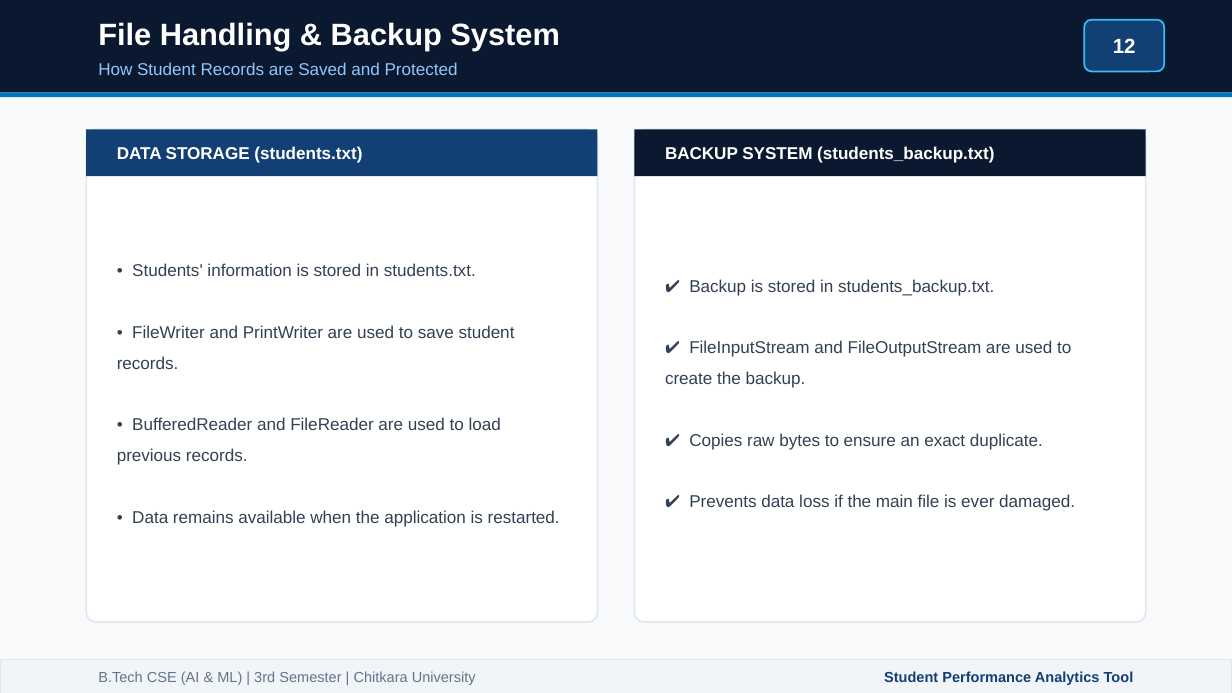
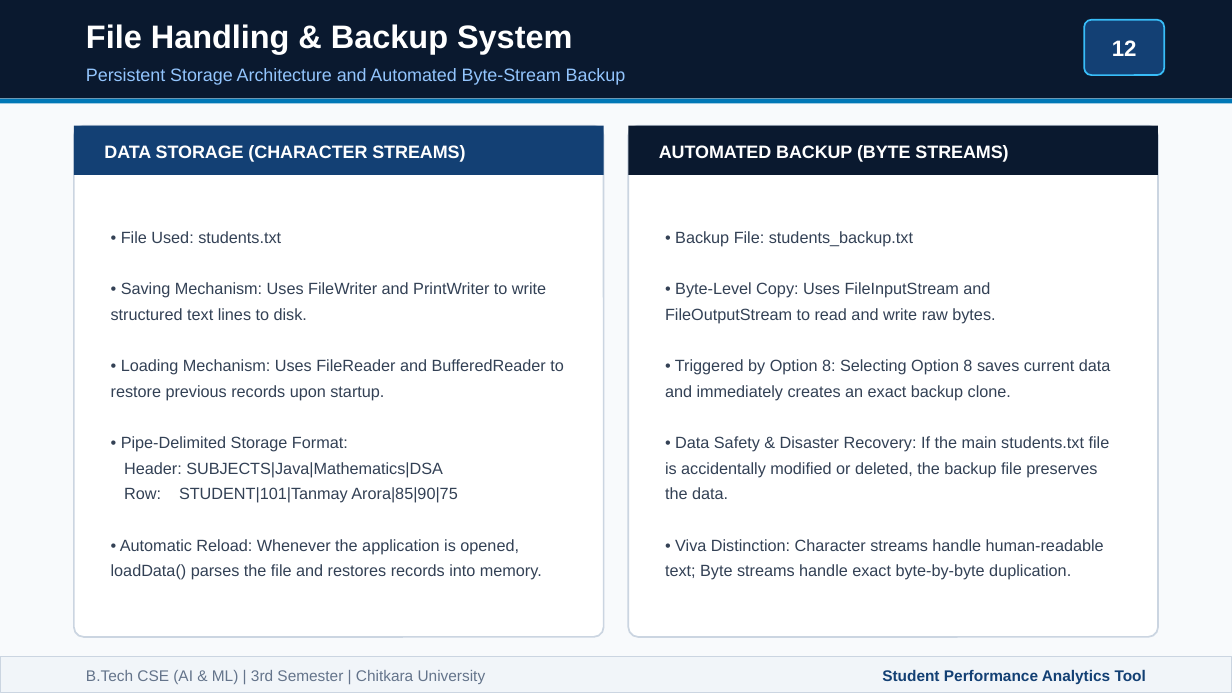
Before and after one commit to Tanmay-Arora19/java_project_sem3, a slide deck: slide 12 of Student_Performance_Analytics_Presentation.pptx. Drawn at 1232x693 pixels with LibreOffice and Linux fonts; fonts in the diff are those of the drawing. Boxes give left, top, right and bottom in pixels: in the first picture for what was removed or moved away, otherwise in the second. Text is boxed around its words. In the diff, an @@ line names an element or a change of style, - is before the commit and + after.

Commit message:
Enhance font sizes, fill multi-container slides, and refine visual balance

```diff
--- a/Student_Performance_Analytics_Presentation.pptx
+++ b/Student_Performance_Analytics_Presentation.pptx
@@ rectangle: place and size @@
-rectangle at (0, 0, 1232, 92)
+rectangle at (0, 0, 1232, 99)
@@ text "File Handling & Backup System": place and size @@
-text "File Handling & Backup System" at (98, 22, 560, 51)
+text "File Handling & Backup System" at (86, 24, 572, 54)
@@ text "File Handling & Backup System" at (86, 24, 572, 54): size 18 to 19 pt @@
@@ text "12" at (1112, 40, 1137, 56): size 12 to 13 pt @@
@@ rounded rectangle: place and size @@
-rounded rectangle at (1084, 20, 1164, 71)
+rounded rectangle at (1084, 20, 1164, 75)
@@ rounded rectangle at (1084, 20, 1164, 75): proportions changed @@
@@ text at (86, 68, 626, 85): text changed; size 10 to 10.5 pt @@
-How Student Records are Saved and Protected
+Persistent Storage Architecture and Automated Byte-Stream Backup
@@ rectangle: place and size @@
-rectangle at (0, 92, 1232, 97)
+rectangle at (0, 99, 1232, 103)
@@ rectangle: place and size @@
-rectangle at (86, 129, 598, 176)
+rectangle at (74, 126, 604, 175)
@@ rounded rectangle at (74, 126, 604, 637): outline #E2E8F0 1 pt to #CBD5E1 1 pt; proportions changed @@
@@ rounded rectangle: place and size @@
-rounded rectangle at (86, 129, 598, 622)
+rounded rectangle at (74, 126, 604, 637)
@@ text at (104, 145, 465, 162): text changed; size 10 to 10.5 pt @@
-DATA STORAGE (students.txt)
+DATA STORAGE (CHARACTER STREAMS)
@@ rectangle: place and size @@
-rectangle at (634, 129, 1146, 176)
+rectangle at (628, 126, 1158, 175)
@@ rounded rectangle: place and size @@
-rounded rectangle at (634, 129, 1146, 622)
+rounded rectangle at (628, 126, 1158, 637)
@@ rounded rectangle at (628, 126, 1158, 637): outline #E2E8F0 1 pt to #CBD5E1 1 pt; proportions changed @@
@@ text at (659, 145, 1008, 162): text changed; size 10 to 10.5 pt @@
-BACKUP SYSTEM (students_backup.txt)
+AUTOMATED BACKUP (BYTE STREAMS)
@@ text at (111, 231, 564, 580): text changed; size 10 to 9.5 pt @@
-• Students' information is stored in students.txt.
-• FileWriter and PrintWriter are used to save student records.
-• BufferedReader and FileReader are used to load previous records.
-• Data remains available when the application is restarted.
+• File Used: students.txt
+• Saving Mechanism: Uses FileWriter and PrintWriter to write structured text lines to disk.
+• Loading Mechanism: Uses FileReader and BufferedReader to restore previous records upon startup.
+• Pipe-Delimited Storage Format:
+Header: SUBJECTS|Java|Mathematics|DSA
+Row: STUDENT|101|Tanmay Arora|85|90|75
+• Automatic Reload: Whenever the application is opened, loadData() parses the file and restores records into memory.
@@ text at (665, 231, 1111, 580): text changed; size 10 to 9.5 pt @@
-✔ Backup is stored in students_backup.txt.
-✔ FileInputStream and FileOutputStream are used to create the backup.
-✔ Copies raw bytes to ensure an exact duplicate.
-✔ Prevents data loss if the main file is ever damaged.
+• Backup File: students_backup.txt
+• Byte-Level Copy: Uses FileInputStream and FileOutputStream to read and write raw bytes.
+• Triggered by Option 8: Selecting Option 8 saves current data and immediately creates an exact backup clone.
+• Data Safety & Disaster Recovery: If the main students.txt file is accidentally modified or deleted, the backup file preserves the data.
+• Viva Distinction: Character streams handle human-readable text; Byte streams handle exact byte-by-byte duplication.
@@ rectangle at (0, 657, 1232, 692): outline #E2E8F0 0.5 pt to #CBD5E1 0.5 pt @@
@@ text "B.Tech CSE (AI & ML) ...": place and size @@
-text "B.Tech CSE (AI & ML) ..." at (98, 671, 476, 685)
+text "B.Tech CSE (AI & ML) ..." at (86, 670, 486, 684)
@@ text "B.Tech CSE (AI & ML) ..." at (86, 670, 486, 684): size 8.5 to 9 pt @@
@@ text "Student Performance Analytics Tool" at (882, 669, 1146, 684): size 8.5 to 9 pt @@
```
Also in this commit, not shown: 14 other slides changed, 2 other files.
